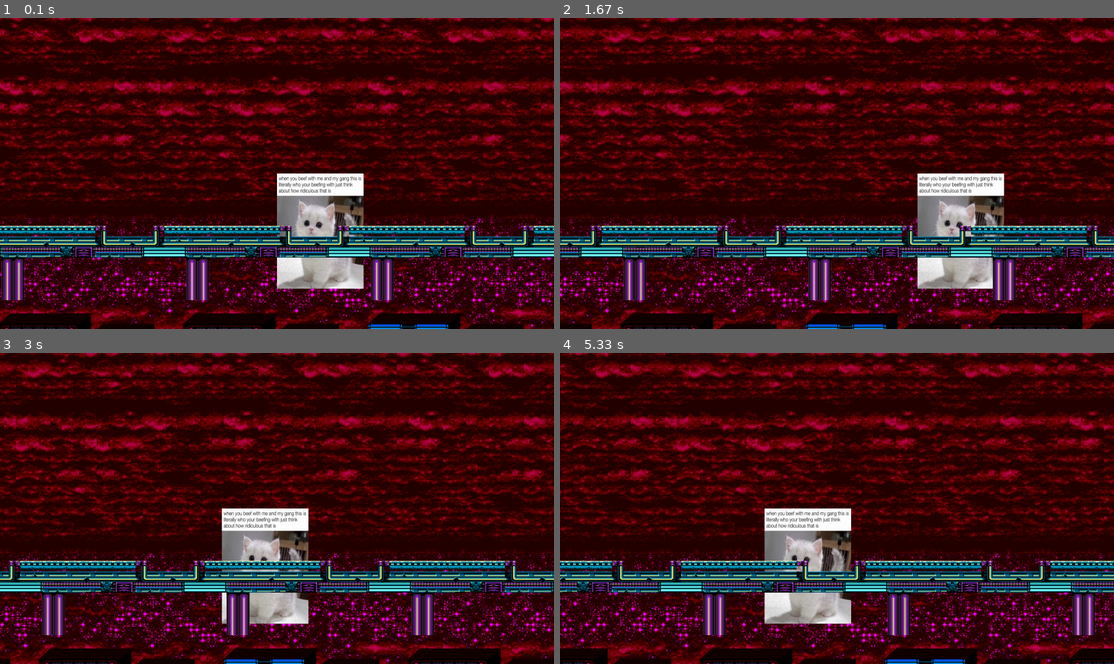
Above: before the commit, frames 1-4 (two rows, left to right).
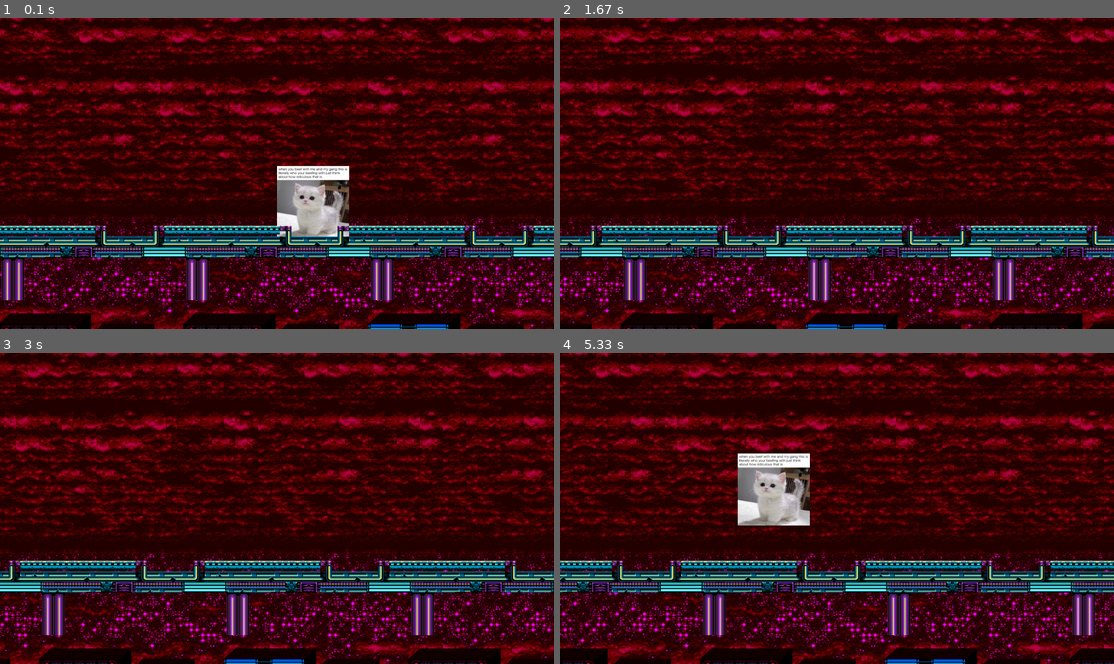
Above: after the commit, the same moments.

Repository: staten-island-tech/oop-adventures-j-a-m-squad
Game: pygame game, started from Stardust Speedway Zone.py
Same seed, same stepped clock (60 frames per second), same inputs: the game is played once before the commit and once after it.
Inputs:
- Up to frame 1 (0.1 s): no input
- Up to frame 2 (1.67 s): tap Space at 0.33, 0.73, 1.03 s; hold Shift 0.67-1.13 s; hold Right 0.67-1.13 s; hold D 0.67-1.13 s
- Up to frame 3 (3 s): hold Left 2.17-2.7 s; hold A 2.17-2.7 s; tap Space at 2.23, 2.53, 2.8 s; hold Shift from 2.73 s (still down); hold Left from 2.73 s (still down); hold A from 2.73 s (still down)
- Up to frame 4 (5.33 s): tap Space at 3.1, 3.3, 3.6, 3.8, 4.1, 4.47, 4.77, 4.97, 5.27 s; release Shift at 3.2 s; release Left at 3.2 s; release A at 3.2 s; hold Left 3.23-3.7 s; hold A 3.23-3.7 s; hold Right 3.73-4.37 s; hold D 3.73-4.37 s; hold Left 4.4-4.87 s; hold A 4.4-4.87 s; hold Right from 4.9 s (still down); hold D from 4.9 s (still down)

The runs differ from the first frame. In frame 1, 4.1% of the frame differs, in the area x 50-66%, y 47-88%; in frame 2, 4.3%; in frame 3, 3.9%; in frame 4, 7.0%, in the area x 32-53%, y 32-88%.

Commit message:
SEGASONIC CD

Diff:
--- a/Stardust Speedway Zone.py
+++ b/Stardust Speedway Zone.py
@@ -13,13 +13,15 @@
 running = True
 dt = 0
 #Setup the players position on the screen
-player_pos = pygame.Vector2(screen.get_width() / 2, screen.get_height() / 2)
+player_pos = pygame.Vector2(screen.get_width() / 2, screen.get_height() / 2.1)
 #Load and play music
 pygame.mixer.music.load("assets\music\Stardust Speedway Bad Future.ogg")
 pygame.mixer.music.play(-1)
+#Load Sound Effects
+sonicJumpWacky = pygame.mixer.Sound("assets\sound\I'm outta here.ogg")
 #Load and scale Player
 player = pygame.image.load("assets\images\characters\egghead.jpeg")
-player = pygame.transform.scale(player, (300,400))
+player = pygame.transform.scale(player, (250,250))
 #Loads our Background and Foreground
 bg = pygame.image.load("assets\images\stages\Stardust Speedway\stardustBg.png").convert()
 fg = pygame.image.load("assets\images\stages\Stardust Speedway\stardustFloor.png").convert_alpha()
@@ -34,6 +36,11 @@
 #Variabels for scrolling images
 scroll = 0
 tiles = math.ceil(SCREEN_WIDTH  / bg_width) + 2
+#Variables for jumping
+boingoing = False
+jumpgravity = 1
+jump = 20
+jumpVelocity = jump
 #Everything after this point is what happens while our game is running
 while running:
     #Quits the game
@@ -60,22 +67,34 @@
     keys = pygame.key.get_pressed()
     if keys[pygame.K_ESCAPE]:
         pygame.quit()
-    if keys[pygame.K_w]:
-        player_pos.y -= 300 * dt
-    if keys[pygame.K_s]:
-        player_pos.y += 300 * dt
     if keys[pygame.K_a]:
-        player_pos.x -= 300 * dt
+        player_pos.x -= 500 * dt
+        if keys[pygame.K_LSHIFT]:
+            player_pos.x -= 5000 * dt
     if keys[pygame.K_d]:
-        player_pos.x += 300 * dt
-    if keys[pygame.K_UP]:
-        player_pos.y -= 300 * dt
-    if keys[pygame.K_DOWN]:
-        player_pos.y += 300 * dt
+        player_pos.x += 500 * dt
+        if keys[pygame.K_LSHIFT]:
+            player_pos.x += 5000 * dt
+    if keys[pygame.K_SPACE]:
+        boingoing = True
+        if keys[pygame.K_LSHIFT]:
+           jump = 60
+           pygame.mixer.Sound.play(sonicJumpWacky)
     if keys[pygame.K_LEFT]:
         player_pos.x -= 300 * dt
+        if keys[pygame.K_LSHIFT]:
+            player_pos.x -= 5000 * dt
     if keys[pygame.K_RIGHT]:
         player_pos.x += 300 * dt
+        if keys[pygame.K_LSHIFT]:
+            player_pos.x += 5000 * dt
+    #Jump logic handled here
+    if boingoing:
+        player_pos.y -= jumpVelocity
+        jumpVelocity -= jumpgravity
+        if jumpVelocity < -jump:
+            boingoing = False
+            jumpVelocity =jump
     #Adds our work to the screen
     pygame.display.flip()
     #The FPS our game runs at
Not shown, changed: assets/images/characters/sonic-sega.gif
Not shown, added: assets/sounds/I'm outta here.ogg
Not shown, removed: assets/sounds/confirmMenu.ogg
Not shown, removed: assets/sounds/scrollMenu.ogg
